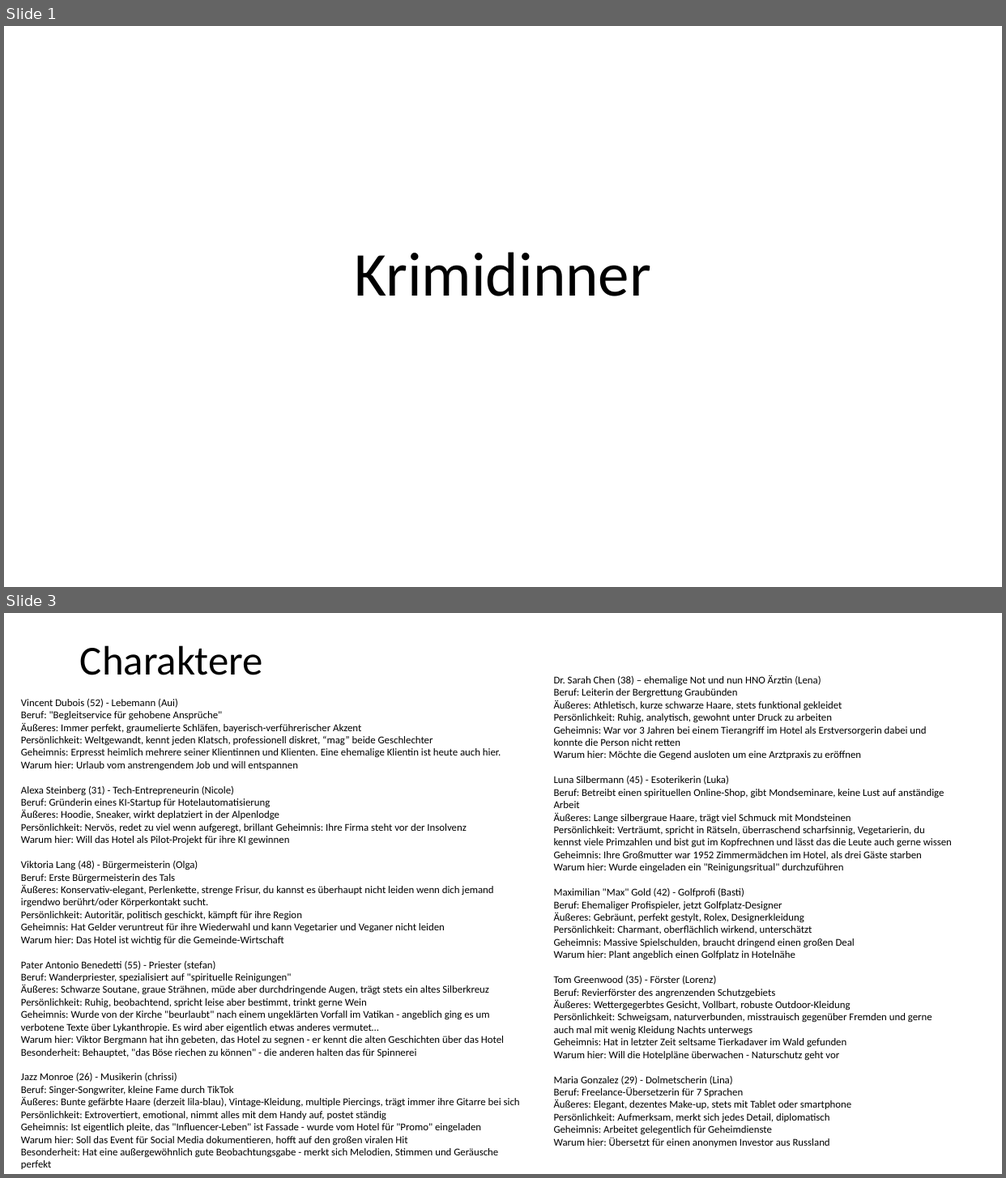
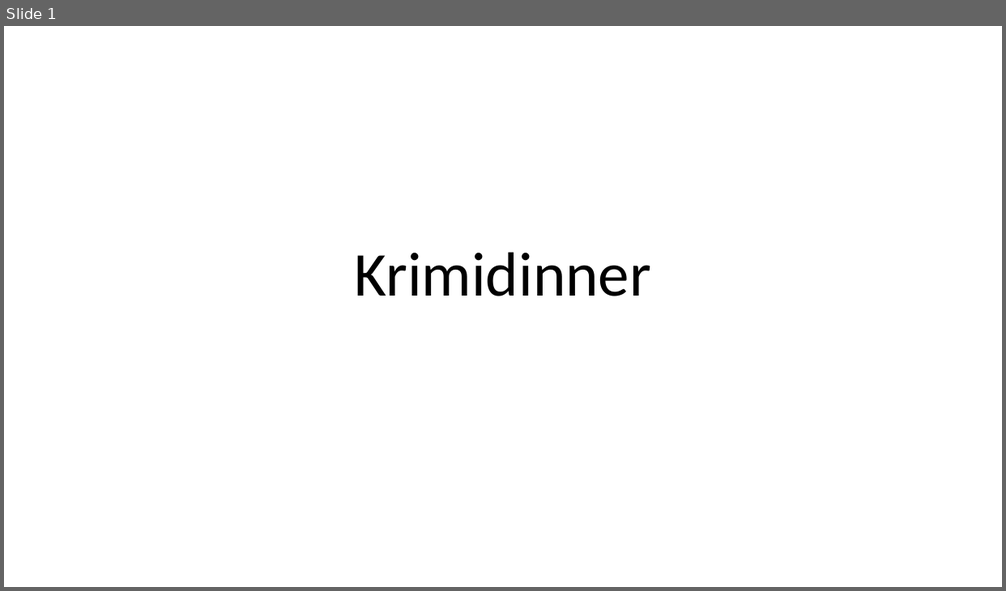
Before and after one commit to LkySlevin/krimidinner_app, a slide deck: Misc/Krimidinner.pptx. Shown one above the other, each under a label of ours: slides 1 and 3 before the commit, slide 1 after it; the slides between them are not shown. The pictures are 1006x1178 and 1006x591 pixels, drawn with LibreOffice and Linux fonts; fonts in the diff are those of the drawing. Boxes give left, top, right and bottom in pixels: in the first picture for what was removed or moved away, otherwise in the second. Text is boxed around its words. In the diff, an @@ line names an element or a change of style, - is before the commit and + after.

```diff
--- a/Misc/Krimidinner.pptx
+++ b/Misc/Krimidinner.pptx
@@ slide 3 removed at (x1=4, y1=613, x2=1002, y2=1174), background #FFFFFF @@
@@ title removed at (x1=80, y1=645, x2=263, y2=675) @@
-Charaktere
@@ text removed at (x1=554, y1=675, x2=952, y2=1148) @@
-Dr. Sarah Chen (38) – ehemalige Not und nun HNO Ärztin (Lena)
-Beruf: Leiterin der Bergrettung Graubünden
-Äußeres: Athletisch, kurze schwarze Haare, stets funktional gekleidet
-Persönlichkeit: Ruhig, analytisch, gewohnt unter Druck zu arbeiten
-Geheimnis: War vor 3 Jahren bei einem Tierangriff im Hotel als Erstversorgerin dabei und konnte die Person nicht retten
-Warum hier: Möchte die Gegend ausloten um eine Arztpraxis zu eröffnen
-Luna Silbermann (45) - Esoterikerin (Luka)
-Beruf: Betreibt einen spirituellen Online-Shop, gibt Mondseminare, keine Lust auf anständige Arbeit
-Äußeres: Lange silbergraue Haare, trägt viel Schmuck mit Mondsteinen
-Persönlichkeit: Verträumt, spricht in Rätseln, überraschend scharfsinnig, Vegetarierin, du kennst viele Primzahlen und bist gut im Kopfrechnen und lässt das die Leute auch gerne wissen
-Geheimnis: Ihre Großmutter war 1952 Zimmermädchen im Hotel, als drei Gäste starben
-Warum hier: Wurde eingeladen ein "Reinigungsritual" durchzuführen
-Maximilian "Max" Gold (42) - Golfprofi (Basti)
-Beruf: Ehemaliger Profispieler, jetzt Golfplatz-Designer
-Äußeres: Gebräunt, perfekt gestylt, Rolex, Designerkleidung
-Persönlichkeit: Charmant, oberflächlich wirkend, unterschätzt
-Geheimnis: Massive Spielschulden, braucht dringend einen großen Deal
-Warum hier: Plant angeblich einen Golfplatz in Hotelnähe
-Tom Greenwood (35) - Förster (Lorenz)
-Beruf: Revierförster des angrenzenden Schutzgebiets
-Äußeres: Wettergegerbtes Gesicht, Vollbart, robuste Outdoor-Kleidung
-Persönlichkeit: Schweigsam, naturverbunden, misstrauisch gegenüber Fremden und gerne auch mal mit wenig Kleidung Nachts unterwegs
-Geheimnis: Hat in letzter Zeit seltsame Tierkadaver im Wald gefunden
-Warum hier: Will die Hotelpläne überwachen - Naturschutz geht vor
-Maria Gonzalez (29) - Dolmetscherin (Lina)
-Beruf: Freelance-Übersetzerin für 7 Sprachen
-Äußeres: Elegant, dezentes Make-up, stets mit Tablet oder smartphone
-Persönlichkeit: Aufmerksam, merkt sich jedes Detail, diplomatisch
-Geheimnis: Arbeitet gelegentlich für Geheimdienste
-Warum hier: Übersetzt für einen anonymen Investor aus Russland
@@ text removed at (x1=21, y1=699, x2=520, y2=1169) @@
-Vincent Dubois (52) - Lebemann (Aui)
-Beruf: "Begleitservice für gehobene Ansprüche"
-Äußeres: Immer perfekt, graumelierte Schläfen, bayerisch-verführerischer Akzent
-Persönlichkeit: Weltgewandt, kennt jeden Klatsch, professionell diskret, “mag” beide Geschlechter
-Geheimnis: Erpresst heimlich mehrere seiner Klientinnen und Klienten. Eine ehemalige Klientin ist heute auch hier.
-Warum hier: Urlaub vom anstrengendem Job und will entspannen
-Alexa Steinberg (31) - Tech-Entrepreneurin (Nicole)
-Beruf: Gründerin eines KI-Startup für Hotelautomatisierung
-Äußeres: Hoodie, Sneaker, wirkt deplatziert in der Alpenlodge
-Persönlichkeit: Nervös, redet zu viel wenn aufgeregt, brillant Geheimnis: Ihre Firma steht vor der Insolvenz
-Warum hier: Will das Hotel als Pilot-Projekt für ihre KI gewinnen
-Viktoria Lang (48) - Bürgermeisterin (Olga)
-Beruf: Erste Bürgermeisterin des Tals
-Äußeres: Konservativ-elegant, Perlenkette, strenge Frisur, du kannst es überhaupt nicht leiden wenn dich jemand irgendwo berührt/oder Körperkontakt sucht.
-Persönlichkeit: Autoritär, politisch geschickt, kämpft für ihre Region
-Geheimnis: Hat Gelder veruntreut für ihre Wiederwahl und kann Vegetarier und Veganer nicht leiden
-Warum hier: Das Hotel ist wichtig für die Gemeinde-Wirtschaft
-Pater Antonio Benedetti (55) - Priester (stefan)
-Beruf: Wanderpriester, spezialisiert auf "spirituelle Reinigungen"
-Äußeres: Schwarze Soutane, graue Strähnen, müde aber durchdringende Augen, trägt stets ein altes Silberkreuz
-Persönlichkeit: Ruhig, beobachtend, spricht leise aber bestimmt, trinkt gerne Wein
-Geheimnis: Wurde von der Kirche "beurlaubt" nach einem ungeklärten Vorfall im Vatikan - angeblich ging es um verbotene Texte über Lykanthropie. Es wird aber eigentlich etwas anderes vermutet…
-Warum hier: Viktor Bergmann hat ihn gebeten, das Hotel zu segnen - er kennt die alten Geschichten über das Hotel
-Besonderheit: Behauptet, "das Böse riechen zu können" - die anderen halten das für Spinnerei
-Jazz Monroe (26) - Musikerin (chrissi)
-Beruf: Singer-Songwriter, kleine Fame durch TikTok
-Äußeres: Bunte gefärbte Haare (derzeit lila-blau), Vintage-Kleidung, multiple Piercings, trägt immer ihre Gitarre bei sich
-Persönlichkeit: Extrovertiert, emotional, nimmt alles mit dem Handy auf, postet ständig
-Geheimnis: Ist eigentlich pleite, das "Influencer-Leben" ist Fassade - wurde vom Hotel für "Promo" eingeladen
-Warum hier: Soll das Event für Social Media dokumentieren, hofft auf den großen viralen Hit
-Besonderheit: Hat eine außergewöhnlich gute Beobachtungsgabe - merkt sich Melodien, Stimmen und Geräusche perfekt
```
Also in this commit, not shown: 10 slides changed, 2 other slides removed, 12 other files.
